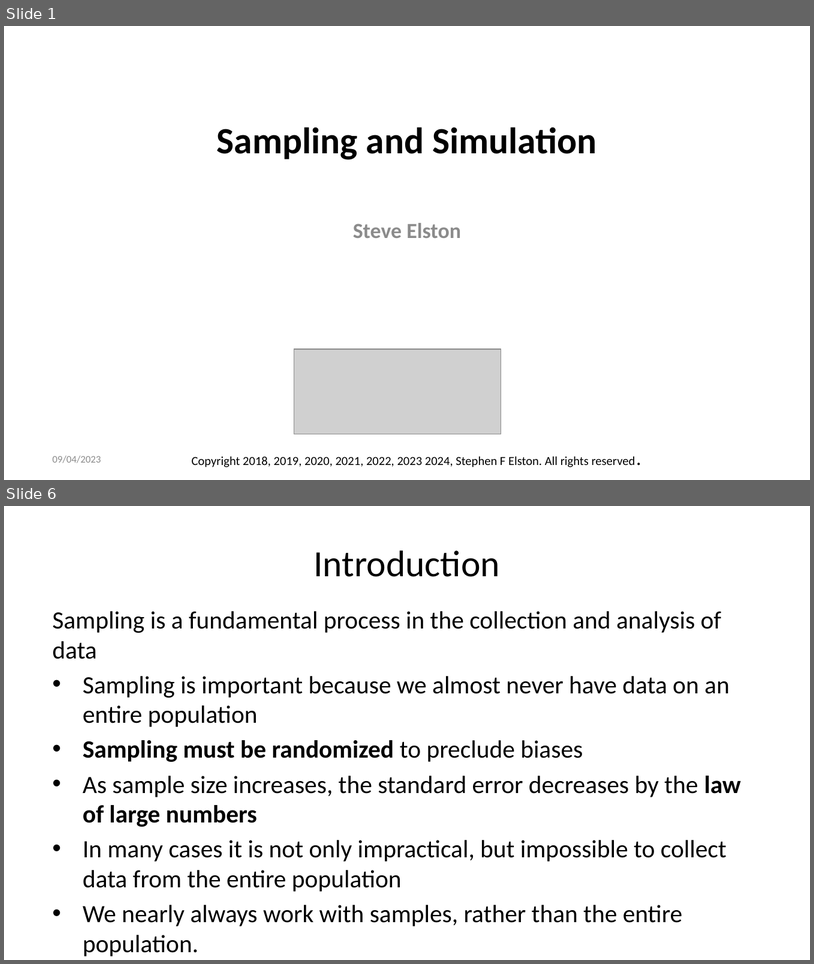
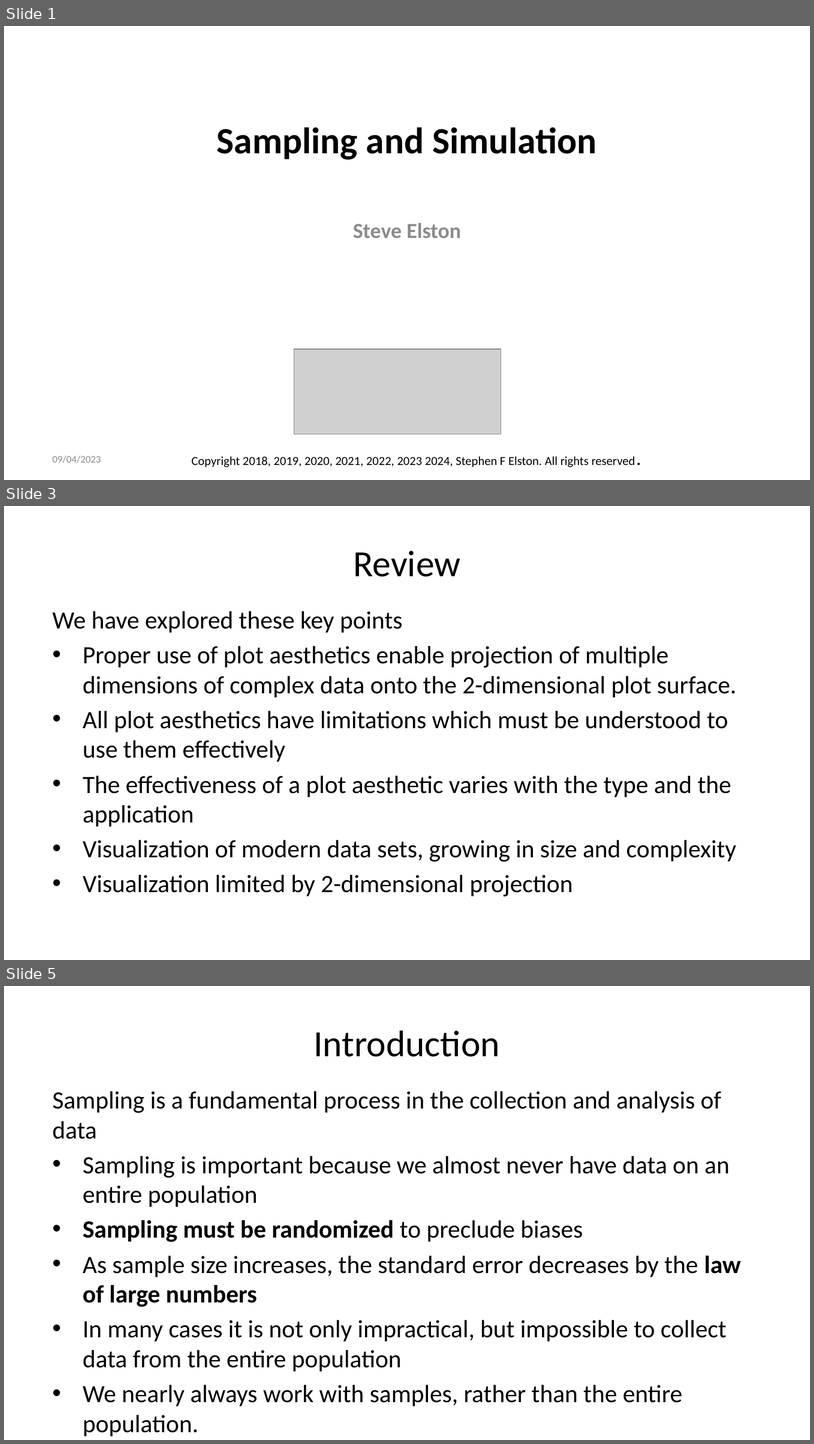
Before and after one commit to StephenElston/CSCI-E-83, a slide deck: LectureSlides/04_SamplingAndSimulation.pptx. Shown one above the other, each under a label of ours: slides 1 and 6 before the commit, slides 1, 3 and 5 after it; the slides between them are not shown. The pictures are 814x964 and 814x1444 pixels, drawn with LibreOffice and Linux fonts; fonts in the diff are those of the drawing; grey boxes stand for pictures. Boxes give left, top, right and bottom in pixels: in the first picture for what was removed or moved away, otherwise in the second. Text is boxed around its words. In the diff, an @@ line names an element or a change of style, - is before the commit and + after.

```diff
--- a/LectureSlides/04_SamplingAndSimulation.pptx
+++ b/LectureSlides/04_SamplingAndSimulation.pptx
@@ slide 3 added at <box>4,506,810,960</box>, background #FFFFFF @@
@@ title added at <box>353,550,461,577</box>, 33 pt, text #000000 @@
+Review
@@ text added at <box>53,611,737,896</box>, 22.2 pt, text #000000 @@
+We have explored these key points
+• Proper use of plot aesthetics enable projection of multiple dimensions of complex data onto the 2-dimensional plot surface.
+• All plot aesthetics have limitations which must be understood to use them effectively
+• The effectiveness of a plot aesthetic varies with the type and the application
+• Visualization of modern data sets, growing in size and complexity
+• Visualization limited by 2-dimensional projection
@@ what was slide 6 is now slide 5 @@
```
Also in this commit, not shown: 2 other slides added, 4 slides removed.
